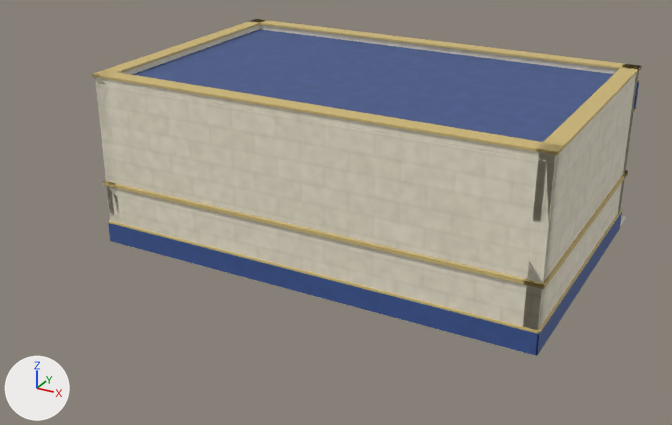
One commit to the FBX model unity/CheckoutSimulator/Assets/Resources/CheckoutEras/Era5_Quitanda.fbx: the scene before it, then after it.
Before and after are seen from a 50 mm lens placed at (7.49, -15.05, 7.83), pointed at (-0.22, -1.03, 0.83). The lights are fixed; the arrows at lower left show +X, +Y and +Z. The older version comes first. Where no turn or scale is listed for an object, it has been applied to the vertices. Vertices at exactly the same position are counted once.

The first picture shows 'CUT_ERA5_ShellTop', 'ERA5_Shell'.
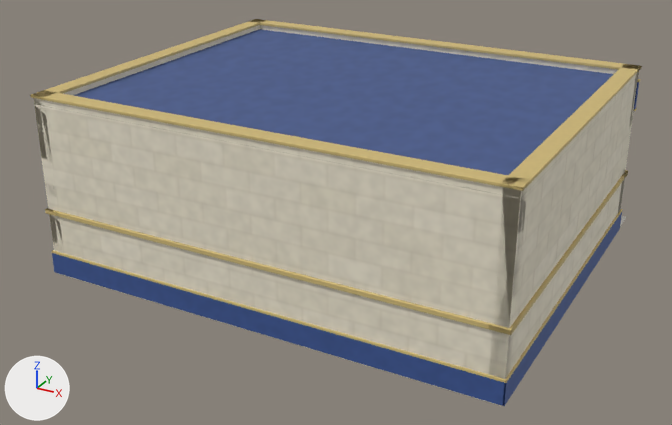
Boxes (x1, y1, x2, y2) around the edits, measured in the pictures (672 x 425 px; the box of a moved part takes in the faces that stretch with it):
'CUT_ERA5_ShellTop', reshaped (11% wider, 17% taller)
    before: (92, 19, 642, 283)
    after: (30, 19, 642, 328)
'ERA5_Shell', reshaped (11% wider, 27% taller)
    before: (103, 170, 628, 356)
    after: (45, 170, 628, 406)
part 1 of me_cut_era5_shelltop_002, moved or reshaped
    before: (92, 20, 642, 283)
    after: (30, 19, 639, 328)
part 2 of me_era5_shell_002, moved or reshaped
    before: (109, 223, 538, 355)
    after: (52, 253, 506, 406)
part 3 of me_era5_shell_002, moved or reshaped
    before: (103, 170, 627, 356)
    after: (45, 171, 627, 406)

Edits to the bpy script that builds the scene:
```text
Change me_era5_shell_002:
    used by ob_era5_shell; location = (0.0, 0.0, 0.0)
    remove me_era5_shell_002.from_pydata(...)  # 2084 vertices, 2058 faces; spans x -4.29..4.29, y -2.79..3.25, z 0.0..1.28
    add me_era5_shell_002.from_pydata(...)  # 2084 vertices, 2058 faces; spans x -4.29..4.29, y -4.29..3.25, z 0.0..1.28
    me_era5_shell_002 part 2: the loose piece of 56 vertices spanning x -4.28..4.28, y -2.78..-2.75, z 0.03..0.42 is moved by (0.0, -1.5, 0.0)
    me_era5_shell_002 part 3: 356 of the vertices in x -4.29..4.29, y -2.79..-2.46, z 0.0..1.28 are moved by (0.0, -1.5, 0.0)
    other edits to the shape of me_era5_shell_002 do not show in these pictures
Change me_cut_era5_shelltop_002:
    used by ob_cut_era5_shelltop; location = (0.0, 0.0, 0.0)
    remove me_cut_era5_shelltop_002.from_pydata(...)  # 1756 vertices, 1745 faces; spans x -4.28..4.28, y -2.78..2.66, z 1.28..3.37
    add me_cut_era5_shelltop_002.from_pydata(...)  # 1748 vertices, 1742 faces; spans x -4.28..4.28, y -4.28..2.66, z 1.28..3.37
    me_cut_era5_shelltop_002 part 1: 338 vertices moved from x -4.28..4.28, y -2.78..-0.1, z 1.28..3.37 to x -4.28..4.28, y -4.28..-1.6, z 1.28..3.37; 16 vertices removed from x -4.28..4.28, y -2.78, z 3.32..3.37; 8 vertices added at x -4.28..4.28, y -4.28, z 3.32..3.37
```
